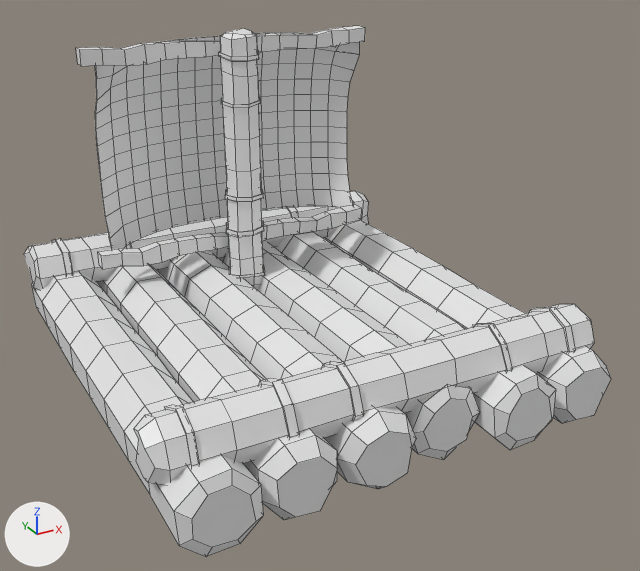
One commit to the FBX model Models/Raft/raft.fbx: the scene before it, then after it.
The view is the same before and after, from a 50 mm lens placed at (-3.24, -7.19, 4.35), pointed at (0.5, -0.39, 0.95). The axes (+X, +Y, +Z) are drawn at lower left. The lights are the same throughout. Mesh edges are drawn as thin lines. Where no turn or scale is listed for an object, it has been applied to the vertices.

Names of what the first picture shows: 'raft'.
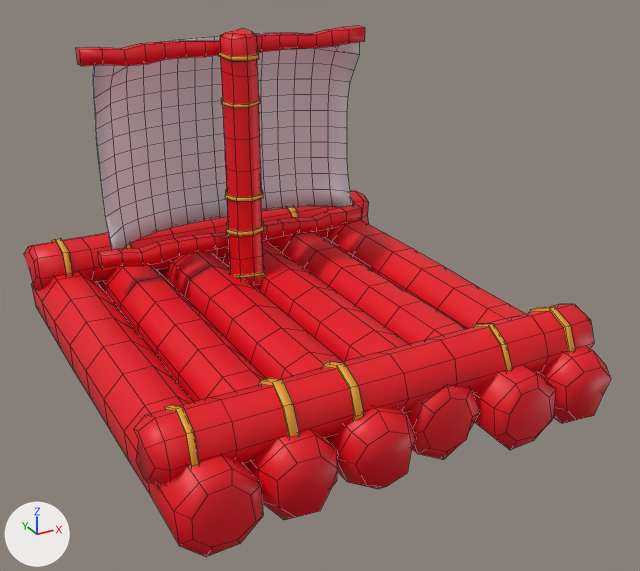
Diff of the bpy script that builds the scene:
```diff
--- a/Models/Raft/raft.fbx.py
+++ b/Models/Raft/raft.fbx.py
@@ mat_material_001 @@
+mat_material_001 = principled_material('Material.001')
+mat_material_001.base_color = (0.8, 0.0, 0.0101)  # red #e7001a
@@ mat_material_002 @@
+mat_material_002 = principled_material('Material.002')
+mat_material_002.base_color = (0.736, 0.728, 0.8)  # white #dfdee7
@@ mat_material @@
+mat_material = principled_material('Material')
+mat_material.base_color = (0.8, 0.36, 0.0222)  # orange #e7a229
@@ me_cube_003 @@
 me_cube_003.from_pydata(...)  # 1712 vertices, 1652 faces; spans x -1.8..2.43, y -2.46..2.52, z -0.01..3.16
 # used by ob_raft; location = (0.0, 0.0, 0.0)
-me_cube_003.vertices[16].co = (-1.0, 1.33, 2.56)  # pixel (97, 100)
-me_cube_003.vertices[17].co = (-1.02, 1.21, 2.78)  # pixel (96, 78)
-me_cube_003.vertices[18].co = (-1.02, 1.25, 2.78)  # pixel (95, 78)
-me_cube_003.vertices[19].co = (-1.0, 1.37, 2.56)  # pixel (96, 99)
+# me_cube_003 part 1
+me_cube_003.vertices[16].co = (-1.02, 1.36, 2.58)  # pixel (94, 97)
+me_cube_003.vertices[17].co = (-1.03, 1.27, 2.79)  # pixel (93, 76)
+me_cube_003.vertices[18].co = (-1.03, 1.31, 2.79)  # pixel (92, 75)
+me_cube_003.vertices[19].co = (-1.02, 1.4, 2.58)  # pixel (93, 97)
+# me_cube_003 part 2: 910 of the faces centred in x -1.78..2.41, y -2.42..2.49, z 0.02..3.14 switch from no material to mat_material_001 (red #e7001a)
+# me_cube_003 part 3: 144 of the faces centred in x 0.16..2.15, y 0.79..2.24, z 0.43..1.53 switch from no material to mat_material (orange #e7a229)
+# me_cube_003 part 4: 72 of the faces centred in x -1.52..-0.11, y -2.16..-1.63, z 0.43..0.95 switch from no material to mat_material (orange #e7a229)
+# me_cube_003 part 5: 48 of the faces centred in x -1.44..-0.66, y 1.72..2.23, z 0.44..0.95 switch from no material to mat_material (orange #e7a229)
+# me_cube_003 part 6: 48 of the faces centred in x 0.16..0.52, y 0.8..1.15, z 2.45..2.96 switch from no material to mat_material (orange #e7a229)
+# me_cube_003 part 7: 48 of the faces centred in x 1.29..2.07, y -2.15..-1.64, z 0.44..0.95 switch from no material to mat_material (orange #e7a229)
+# me_cube_003 part 8: 382 of the faces centred in x -1.02..1.86, y 1.23..1.74, z 0.98..3.03 switch from no material to mat_material_002 (white #dfdee7)
```

What differs and where, as boxes (x1, y1, x2, y2) in the pictures (640 x 571 px; the box of a moved part takes in the faces that stretch with it):
'raft', reshaped, recoloured (white to red)
    both: (24, 26, 611, 557)
part 1 of me_cube_003, moved or reshaped
    before: (94, 64, 114, 113)
    after: (93, 64, 114, 113)
part 2 of me_cube_003, recoloured (white to red)
    both: (24, 26, 611, 557)
part 3 of me_cube_003, recoloured (white to orange)
    both: (225, 188, 354, 278)
part 4 of me_cube_003, recoloured (white to orange)
    both: (165, 361, 364, 466)
part 5 of me_cube_003, recoloured (white to orange)
    both: (52, 238, 132, 275)
part 6 of me_cube_003, recoloured (white to orange)
    both: (219, 50, 260, 108)
part 7 of me_cube_003, recoloured (white to orange)
    both: (472, 307, 575, 371)
part 8 of me_cube_003, recoloured
    both: (95, 32, 359, 249)
